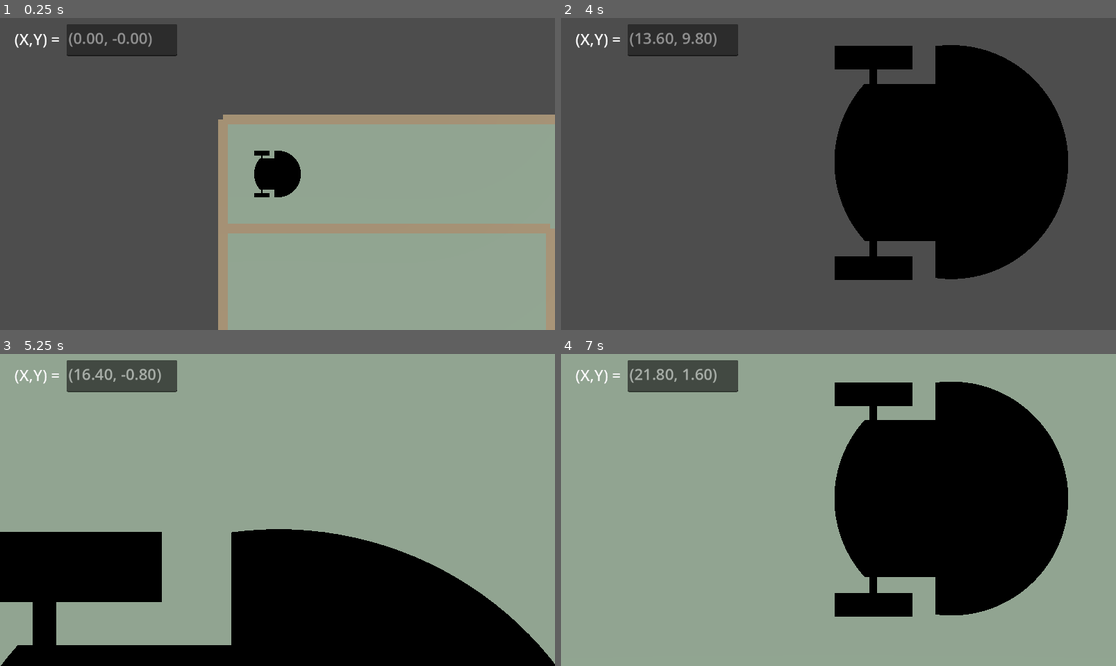
Above: before the commit, frames 1-4 (two rows, left to right).
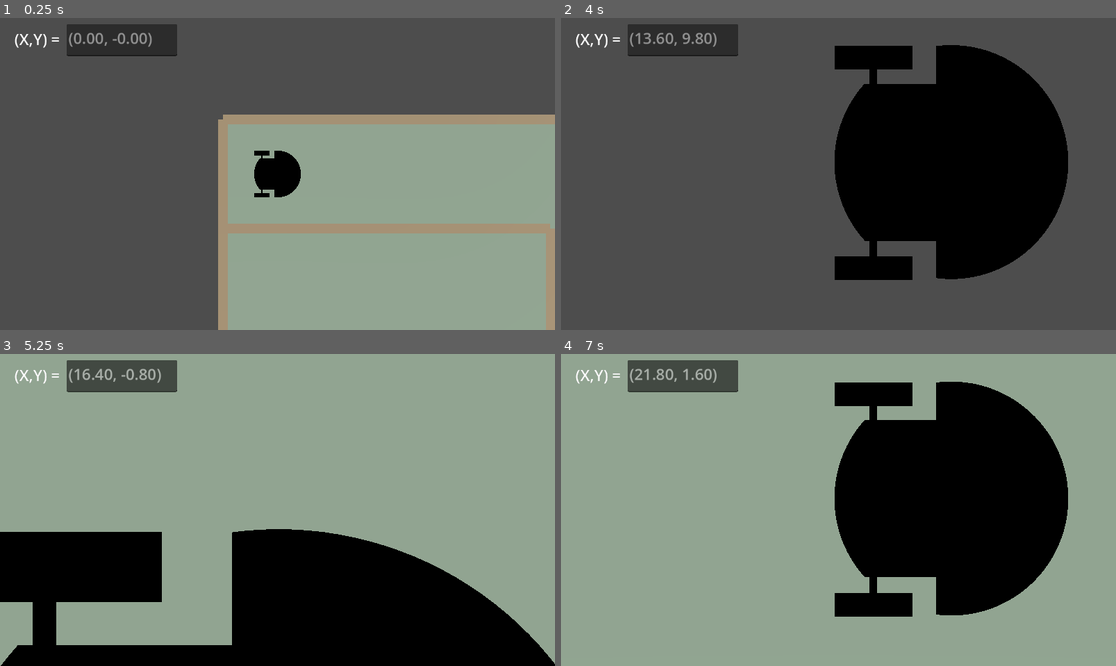
Above: after the commit, the same moments.

Repository: nameisalfio/q-learning-maze-robot
Game: Godot game, scene res://Maze.tscn
The game is run twice, just before and just after one commit, with the same random seed, the same clock (stepped at 60 frames per second) and the same inputs.
Inputs:
- Up to frame 1 (0.25 s): no input
- Up to frame 2 (4 s): tap Enter at 0.5 s; hold Up (move_up) 0.53-1.28 s; hold Right (move_dx) 0.53-1.28 s; hold Down (move_down) 1.28-2.03 s; tap Left (move_sx) at 1.35 s; hold ] (zoom_in) 2.03-2.78 s; hold Up (move_up) 2.03-3.53 s; tap / (zoom_out) at 2.85 s; hold Down (move_down) from 3.53 s (still down); hold Right (move_dx) from 3.53 s (still down)
- Up to frame 3 (5.25 s): keep holding Down (move_down); release Right (move_dx) at 4.28 s; tap Left (move_sx) at 4.35 s; hold ] (zoom_in) from 5.03 s (still down)
- Up to frame 4 (7 s): release Down (move_down) at 5.78 s; release ] (zoom_in) at 5.78 s; hold Up (move_up) from 5.78 s (still down); tap / (zoom_out) at 5.85 s; hold Right (move_dx) from 6.53 s (still down)

The runs differ from the first frame. In frame 2, less than 0.1% of the frame differs, in the area x 49-89%, y 8-84%; in frame 3, less than 0.1%, in the area x 0-100%, y 56-100%; in frame 4, less than 0.1%.

Commit message:
Bug fix alla modalità di test

Diff:
--- a/GodotProject/scripts/robot.gd
+++ b/GodotProject/scripts/robot.gd
@@ -38,6 +38,8 @@
 	var x = DDS.read("X")
 	var y = DDS.read("Y")
 	var z = DDS.read("Z")
+	if z == null:
+		z = 0
 	var theta = DDS.read("Theta")
 
 	if (x != null) and (y != null) and (z != null) and (theta != null):
@@ -49,9 +51,11 @@
 	_edit_xy_text(theRobot.global_position.x,-theRobot.global_position.z)
 
 func _physics_process(_delta):
-	var mode = DDS.read("mode")
-	if mode == 0:
-		robot_position_move(_delta)
+	pass
+	#DDS.publish("tick", DDS.DDS_TYPE_FLOAT, _delta)
+	#var mode = DDS.read("mode")
+	#if mode == 0:
+	#	robot_position_move(_delta)
 
 func _process(_delta):
 	# solo debug
@@ -68,10 +72,10 @@
 	_edit_xy_text(theRobot.global_position.x,-theRobot.global_position.z)
 
 	DDS.publish("tick", DDS.DDS_TYPE_FLOAT, _delta)
-	var mode = DDS.read("mode")
-	if mode == 1:
-		theRobot.global_rotation = Vector3(0.0, 0.0, 0.0)
-		robot_position_move(_delta)
+	#var mode = DDS.read("mode")
+	#if mode == 1:
+	theRobot.global_rotation = Vector3(0.0, 0.0, 0.0)
+	robot_position_move(_delta)
 
 func _edit_xy_text(x, y):
 	xy_text_edit.text = "(%.2f, %.2f)" % [x,y]
Not shown, changed: config.yaml
Not shown, changed: logs/plot_training_reward.ipynb
Not shown, changed: robot/robotic_agent.py
Not shown, changed: run_training.sh
Not shown, changed: src/environment.py
Not shown, changed: src/strategies.py
Not shown, changed: src/trainer.py
